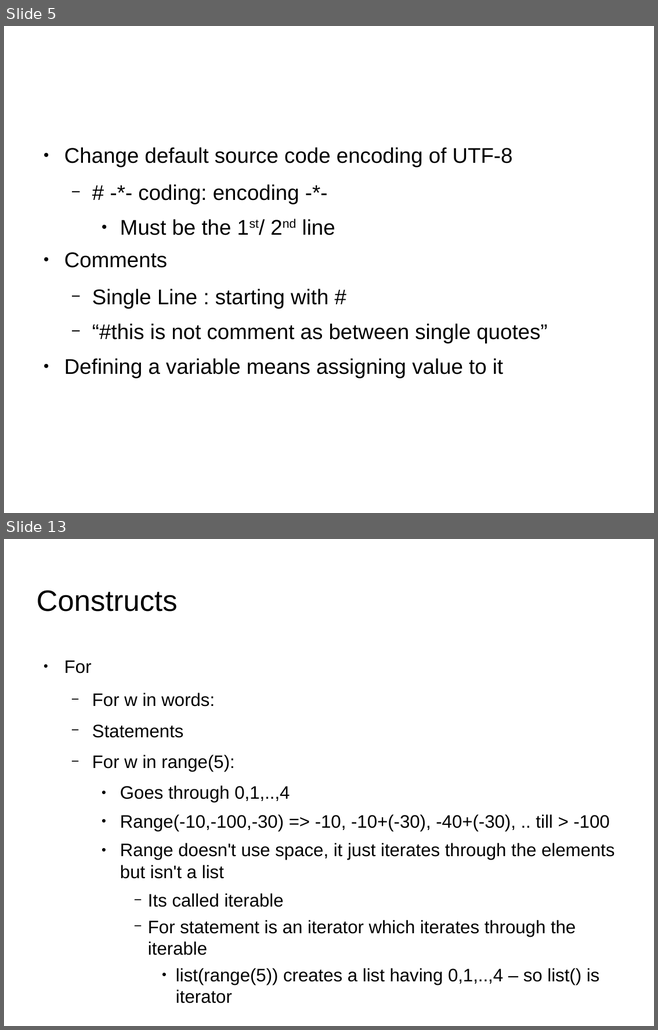
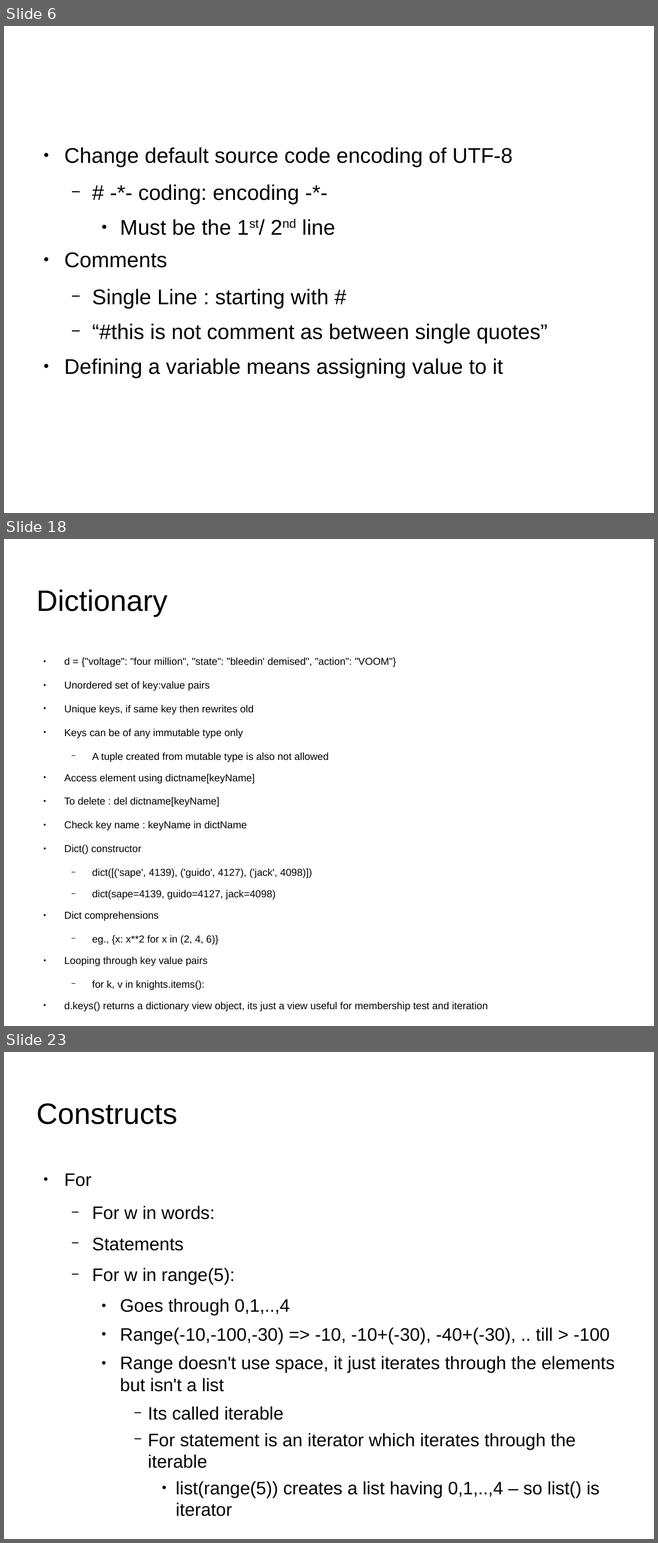
Before and after one commit to shikha-desai/Internship_PreWork, a slide deck: Python/Python_Notes.odp. Shown one above the other, each under a label of ours: slides 5 and 13 before the commit, slides 6, 18 and 23 after it; the slides between them are not shown. The pictures are 658x1030 and 658x1543 pixels, drawn with LibreOffice and Linux fonts; fonts in the diff are those of the drawing; background and template pictures are left out. Boxes give left, top, right and bottom in pixels: in the first picture for what was removed or moved away, otherwise in the second. Text is boxed around its words. In the diff, an @@ line names an element or a change of style, - is before the commit and + after.

```diff
--- a/Python/Python_Notes.odp
+++ b/Python/Python_Notes.odp
@@ slide 18 added at box(4, 539, 654, 1026), background picture (left out) @@
@@ title added at box(36, 589, 168, 617), 36 pt, text #000000 @@
+Dictionary
@@ text added at box(64, 657, 488, 1012), 12.3 pt, text #000000 @@
+● d = {"voltage": "four million", "state": "bleedin' demised", "action": "VOOM"}
+● Unordered set of key:value pairs
+● Unique keys, if same key then rewrites old
+● Keys can be of any immutable type only
+  − A tuple created from mutable type is also not allowed
+● Access element using dictname[keyName]
+● To delete : del dictname[keyName]
+● Check key name : keyName in dictName
+● Dict() constructor
+  − dict([('sape', 4139), ('guido', 4127), ('jack', 4098)])
+  − dict(sape=4139, guido=4127, jack=4098)
+● Dict comprehensions
+  − eg., {x: x**2 for x in (2, 4, 6)}
+● Looping through key value pairs
+  − for k, v in knights.items():
+● d.keys() returns a dictionary view object, its just a view useful for membership test and iteration
@@ what was slide 5 is now slide 6 @@
@@ what was slide 13 is now slide 23 @@
```
Also in this commit, not shown: 10 slides changed, 23 other slides added, 3 other files.
